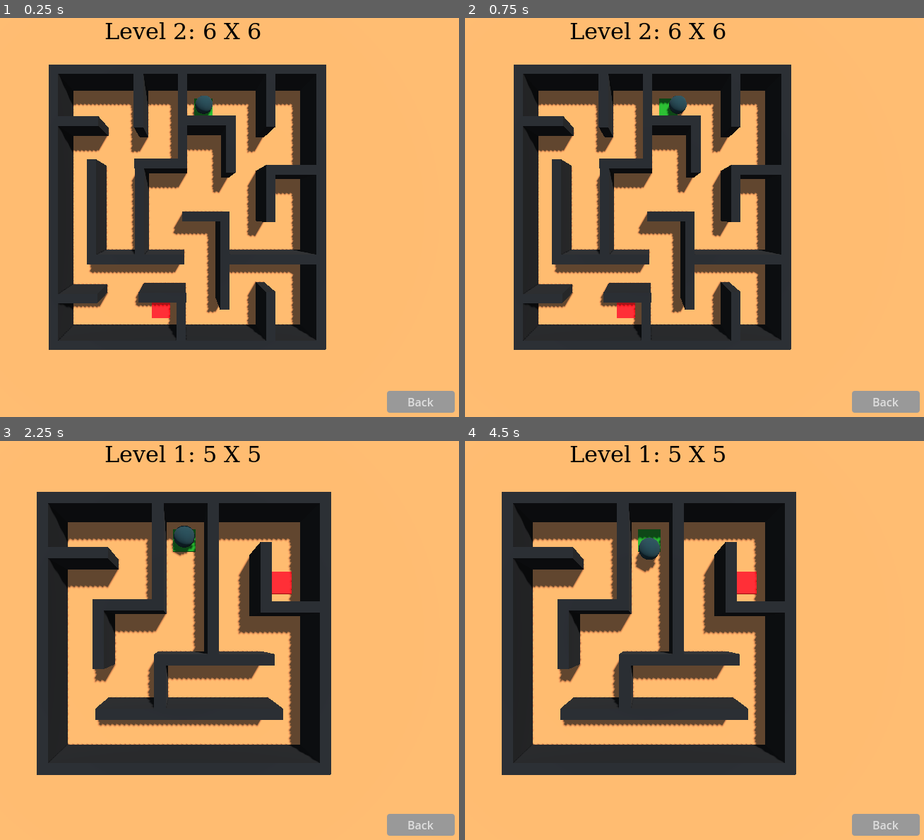
Above: before the commit, frames 1-4 (two rows, left to right).
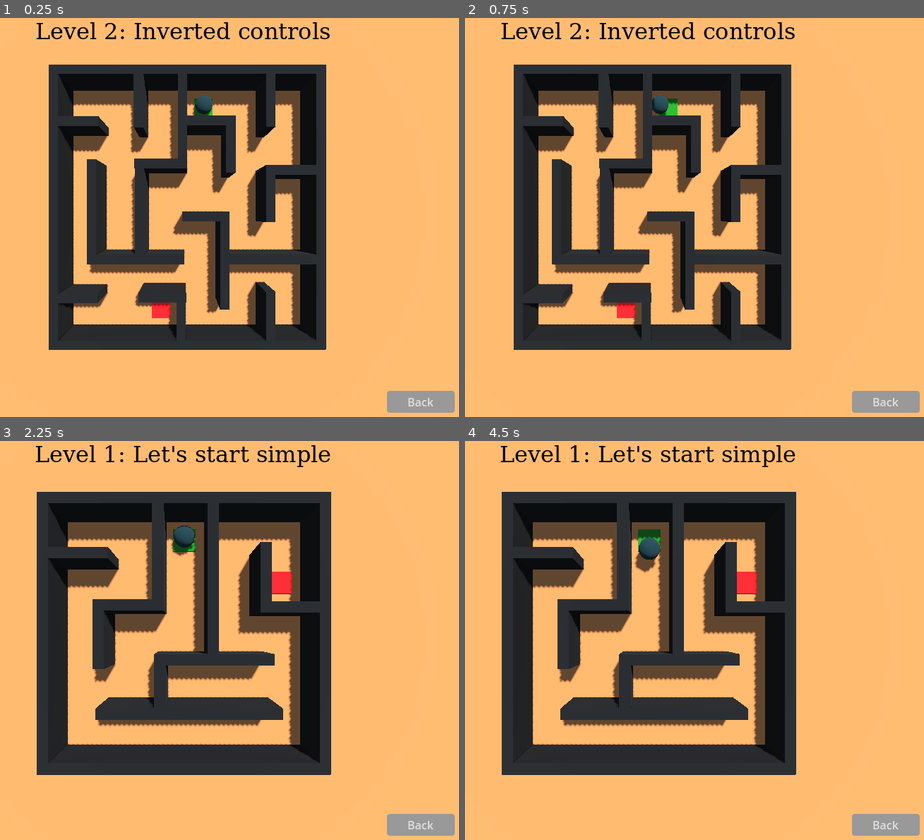
Above: after the commit, the same moments.

Repository: tautminas/sphere-in-a-maze
Game: Godot game, scene res://Level/level_2.tscn
Two runs of this game, one before a commit and one after it. Both use one fixed random seed, a clock stepped at 60 frames per second and the inputs below. This scene is started directly instead of the project's main scene.
Inputs:
- Up to frame 1 (0.25 s): no input
- Up to frame 2 (0.75 s): tap Enter at 0.5 s; hold Right (right) from 0.53 s (still down)
- Up to frame 3 (2.25 s): tap Space (jump) at 0.77 s; release Right (right) at 1.25 s; click "Back" at 1.25 s; click "Level 1" at 2 s
- Up to frame 4 (4.5 s): click "Back" at 2.75 s; click "Level 1" at 3.5 s; tap Space (jump) at 4.25 s; hold Down (down) from 4.28 s (still down)

The runs differ from the first frame. In frame 1, 1.0% of the frame differs, in the area x 7-72%, y 1-6%; in frame 2, 1.4%, in the area x 7-72%, y 1-25%; in frame 3, 1.0%; in frame 4, 1.0%.

Commit message:
Add inverted controls for level 2

Diff:
--- a/Level/level_1.tscn
+++ b/Level/level_1.tscn
@@ -170,6 +170,6 @@
 material = SubResource("StandardMaterial3D_h3055")
 
 [node name="LevelLabelControl" parent="." instance=ExtResource("5_lthx7")]
-level_description = "Level 1: 5 X 5"
+level_description = "Level 1: Let's start simple"
 
 [node name="BackButtonControl" parent="." instance=ExtResource("4_nso7i")]
--- /dev/null
+++ b/Level/level_2.gd
@@ -0,0 +1,20 @@
+extends Node3D
+
+@onready var player: RigidBody3D = $Player
+
+var force_magnitude : float = 2750.0 * 2
+
+# Called every frame. 'delta' is the elapsed time since the previous frame.
+func _process(delta: float) -> void:
+
+	if Input.is_action_pressed("right"):
+		player.apply_central_force(Vector3.LEFT * delta * force_magnitude)
+
+	if Input.is_action_pressed("left"):
+		player.apply_central_force(Vector3.RIGHT * delta * force_magnitude)
+
+	if Input.is_action_pressed("down"):
+		player.apply_central_force(Vector3.FORWARD * delta * force_magnitude)
+
+	if Input.is_action_pressed("up"):
+		player.apply_central_force(Vector3.BACK * delta * force_magnitude)
--- a/Level/level_2.tscn
+++ b/Level/level_2.tscn
@@ -1,5 +1,6 @@
-[gd_scene load_steps=13 format=3 uid="uid://bpie2rvnvyeiv"]
-
+[gd_scene load_steps=14 format=3 uid="uid://bpie2rvnvyeiv"]
+
+[ext_resource type="Script" path="res://Level/level_2.gd" id="1_kd5gu"]
 [ext_resource type="Script" path="res://Level/EndPad.gd" id="1_pww1t"]
 [ext_resource type="PackedScene" uid="uid://cyhvniedkv4gs" path="res://player.tscn" id="2_2dkny"]
 [ext_resource type="Texture2D" uid="uid://bygvtjmr0asrc" path="res://Level/level_2.png" id="3_yu03l"]
@@ -31,6 +32,7 @@
 albedo_color = Color(0, 0, 0, 1)
 
 [node name="Level" type="Node3D"]
+script = ExtResource("1_kd5gu")
 
 [node name="WorldEnvironment" type="WorldEnvironment" parent="."]
 environment = SubResource("Environment_dovew")
@@ -212,6 +214,6 @@
 material = SubResource("StandardMaterial3D_2ppxr")
 
 [node name="LevelLabelControl" parent="." instance=ExtResource("5_vvv17")]
-level_description = "Level 2: 6 X 6"
+level_description = "Level 2: Inverted controls"
 
 [node name="BackButtonControl" parent="." instance=ExtResource("4_hpj5f")]
